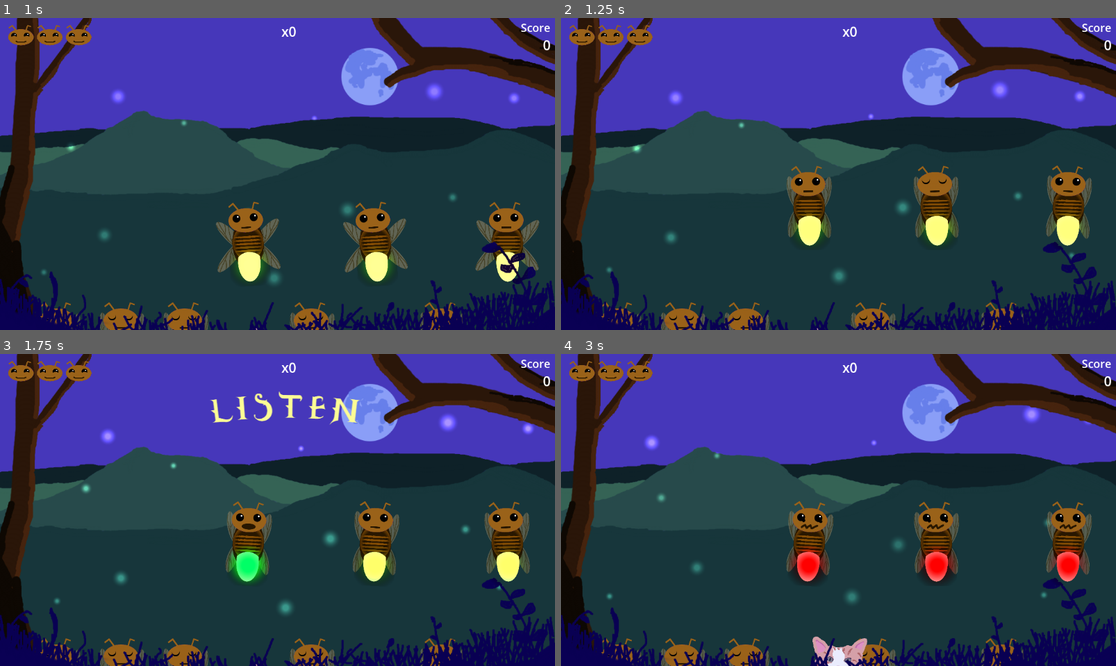
Above: before the commit, frames 1-4 (two rows, left to right).
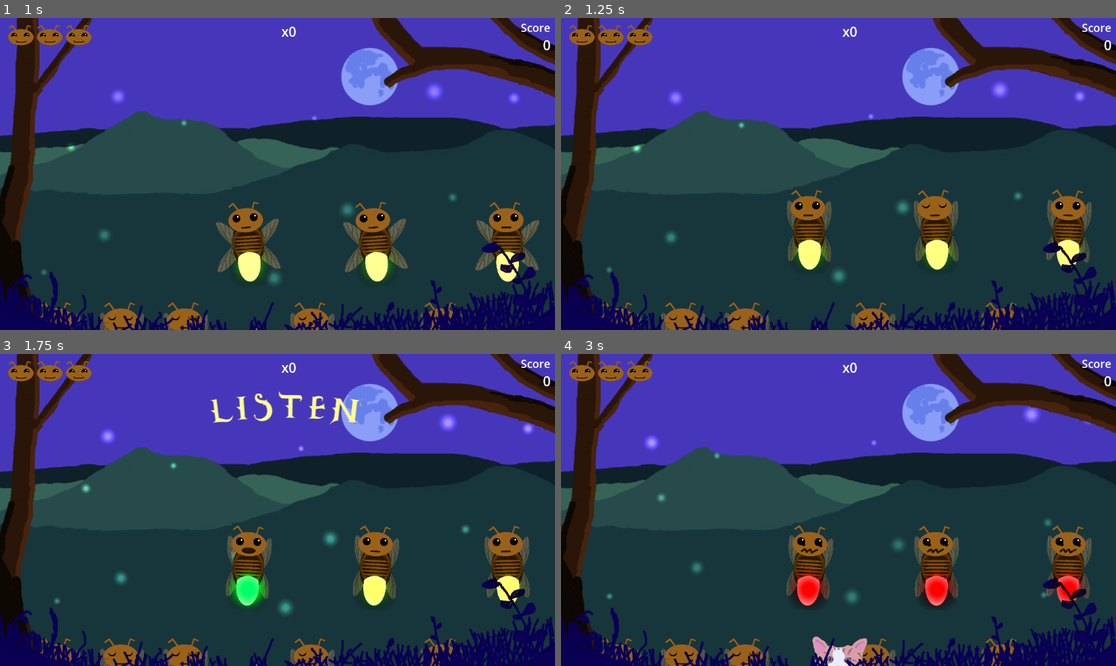
Above: after the commit, the same moments.

Repository: Kaijiro/ld56
Game: Godot game, scene res://scenes/menu.tscn
Same seed, same stepped clock (60 frames per second), same inputs: the game is played once before the commit and once after it. Sound files missing from this copy of the repository are replaced by a short silence.
Inputs (mouse positions are in pixels of both pictures, inside the frame that each line leads up to):
- Up to frame 1 (1 s): click "Classic mode" at 0.5 s
- Up to frame 2 (1.25 s): no input
- Up to frame 3 (1.75 s): move the mouse to (249, 544) at 1.27 s; click (249, 544) at 1.35 s
- Up to frame 4 (3 s): move the mouse to (938, 544) at 2.02 s; click (938, 544) at 2.1 s; move the mouse to (1066, 544) at 2.77 s; click (1066, 544) at 2.85 s

Frame 1 is identical in both runs. In frame 2, 6.2% of the frame differs, in the area x 40-96%, y 47-82%; in frame 3, 6.3%; in frame 4, 6.4%, in the area x 40-96%, y 46-82%.

Commit message:
adjusting fireflies height in classic mode

Diff:
--- a/scenes/ld_56.tscn
+++ b/scenes/ld_56.tscn
@@ -40,7 +40,7 @@
 id = 1
 note = ExtResource("8_526nx")
 note_pitch = 0.85
-awake_height = 250
+awake_height = 280
 sleepy_height = 680
 
 [node name="Firefly2" parent="." instance=ExtResource("1_84c6k")]
@@ -51,7 +51,7 @@
 id = 2
 note = ExtResource("5_0a1n4")
 note_pitch = 0.925
-awake_height = 400
+awake_height = 450
 sleepy_height = 680
 
 [node name="Firefly3" parent="." instance=ExtResource("1_84c6k")]
@@ -61,7 +61,7 @@
 singing_light = Color(0.966667, 1, 0, 1)
 id = 3
 note = ExtResource("3_ir64s")
-awake_height = 250
+awake_height = 280
 sleepy_height = 680
 
 [node name="Firefly4" parent="." instance=ExtResource("1_84c6k")]
@@ -72,7 +72,7 @@
 id = 4
 note = ExtResource("4_rlsal")
 note_pitch = 1.333
-awake_height = 400
+awake_height = 450
 sleepy_height = 680
 
 [node name="Firefly5" parent="." instance=ExtResource("1_84c6k")]
@@ -83,7 +83,7 @@
 id = 5
 note = ExtResource("9_8woft")
 note_pitch = 1.4
-awake_height = 250
+awake_height = 280
 sleepy_height = 680
 
 [node name="Firefly6" parent="." instance=ExtResource("1_84c6k")]
@@ -94,7 +94,7 @@
 id = 6
 note = ExtResource("6_q73oy")
 note_pitch = 1.3
-awake_height = 400
+awake_height = 450
 sleepy_height = 680
 
 [node name="Firefly7" parent="." instance=ExtResource("1_84c6k")]
@@ -105,7 +105,7 @@
 id = 7
 note = ExtResource("10_1vffv")
 note_pitch = 1.4
-awake_height = 250
+awake_height = 280
 sleepy_height = 680
 
 [node name="Firefly8" parent="." instance=ExtResource("1_84c6k")]
@@ -115,7 +115,7 @@
 singing_light = Color(0.466226, 0.0172693, 0.503273, 1)
 id = 8
 note = ExtResource("7_bdygm")
-awake_height = 400
+awake_height = 450
 sleepy_height = 680
 
 [node name="LdLogo" type="Sprite2D" parent="."]
